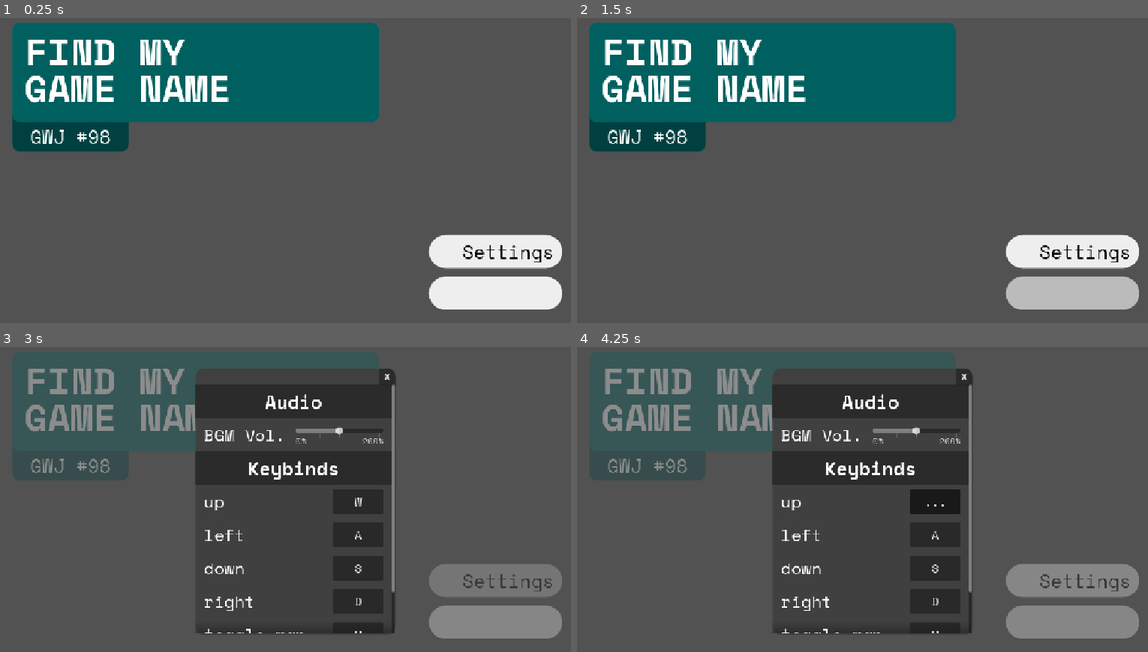
Above: before the commit, frames 1-4 (two rows, left to right).
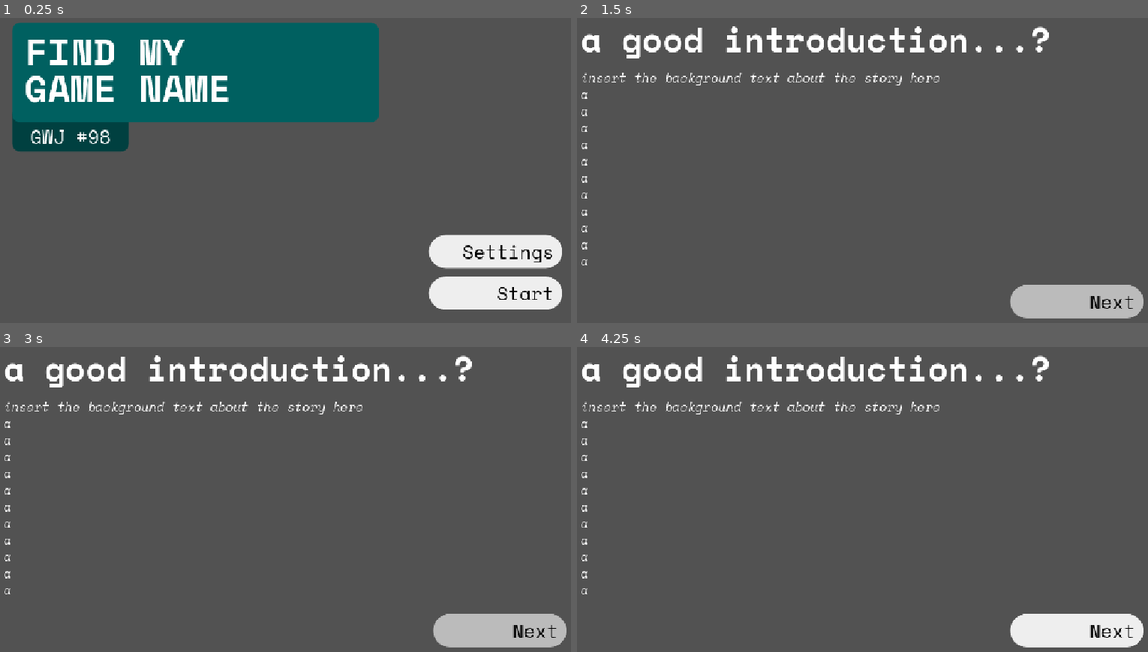
Above: after the commit, the same moments.

Repository: TurbogamesDev/godot-wild-jam-98
Game: Godot game, scene res://assets/scenes/ui/main_menu.tscn
The game is run twice, just before and just after one commit, with the same random seed, the same clock (stepped at 60 frames per second) and the same inputs.
Inputs (mouse positions are in pixels of both pictures, inside the frame that each line leads up to):
- Up to frame 1 (0.25 s): no input
- Up to frame 2 (1.5 s): click (1073, 292) at 0.5 s; click (1079, 301) at 1.25 s, where only the run after the commit has a clickable "Next"
- Up to frame 3 (3 s): click (502, 630) at 2 s, where only the run after the commit has a clickable "Next"; click "Settings" (after the commit: "Next") at 2.75 s
- Up to frame 4 (4.25 s): click (936, 502) at 3.5 s, where only the run before the commit has a clickable "W"

The runs differ from the first frame. In frame 1, 0.1% of the frame differs, in the area x 87-97%, y 88-93%; in frame 2, 27%; in frame 3, 33%; in frame 4, 33%, in the area x 0-100%, y 1-99%.

Commit message:
Add PLACEHOLDER pre game story

Diff:
--- /dev/null
+++ b/assets/scenes/story/pre_game_story.tscn
@@ -0,0 +1,68 @@
+[gd_scene format=3 uid="uid://dqqbh2xij1qmo"]
+
+[ext_resource type="FontFile" uid="uid://bi4e1wutdaoch" path="res://assets/fonts/Space_Mono/SpaceMono-Bold.ttf" id="1_4lk2b"]
+[ext_resource type="FontFile" uid="uid://dv4a1gtexq6r6" path="res://assets/fonts/Space_Mono/SpaceMono-Italic.ttf" id="2_ktv0u"]
+[ext_resource type="PackedScene" uid="uid://tdimt6elbj6d" path="res://assets/scenes/ui/switch_scene_button.tscn" id="3_ktv0u"]
+
+[sub_resource type="LabelSettings" id="LabelSettings_xepy2"]
+font = ExtResource("1_4lk2b")
+font_size = 64
+
+[sub_resource type="LabelSettings" id="LabelSettings_qc24j"]
+line_spacing = -4.0
+font = ExtResource("2_ktv0u")
+font_size = 24
+
+[node name="PreGameStory" type="Control" unique_id=61984410]
+layout_mode = 3
+anchors_preset = 15
+anchor_right = 1.0
+anchor_bottom = 1.0
+grow_horizontal = 2
+grow_vertical = 2
+
+[node name="Background" type="ColorRect" parent="." unique_id=50528060]
+z_index = -50
+z_as_relative = false
+layout_mode = 0
+offset_right = 1152.0
+offset_bottom = 648.0
+color = Color(0.32321265, 0.32321244, 0.3232125, 1)
+
+[node name="Heading" type="Label" parent="." unique_id=1943534385]
+layout_mode = 0
+offset_left = 16.0
+offset_top = 16.0
+offset_right = 56.0
+offset_bottom = 39.0
+text = "a good introduction...?"
+label_settings = SubResource("LabelSettings_xepy2")
+
+[node name="BodyText" type="Label" parent="." unique_id=1338136747]
+layout_mode = 0
+offset_left = 16.0
+offset_top = 120.0
+offset_right = 1136.0
+offset_bottom = 512.0
+text = "insert the background text about the story here
+a
+a
+a
+a
+a
+a
+a
+a
+a
+a
+a"
+label_settings = SubResource("LabelSettings_qc24j")
+autowrap_mode = 3
+
+[node name="SwitchSceneButton" parent="." unique_id=2067039380 instance=ExtResource("3_ktv0u")]
+layout_mode = 0
+offset_left = 840.0
+offset_top = 536.0
+offset_right = 1096.0
+offset_bottom = 600.0
+button_text = "Next"
--- a/assets/scenes/ui/main_menu.tscn
+++ b/assets/scenes/ui/main_menu.tscn
@@ -2,7 +2,7 @@
 
 [ext_resource type="FontFile" uid="uid://bi4e1wutdaoch" path="res://assets/fonts/Space_Mono/SpaceMono-Bold.ttf" id="1_uu6ob"]
 [ext_resource type="FontFile" uid="uid://dnk8s1a2lu367" path="res://assets/fonts/Space_Mono/SpaceMono-Regular.ttf" id="2_v1ppo"]
-[ext_resource type="PackedScene" uid="uid://tdimt6elbj6d" path="res://assets/scenes/ui/play_menu_button.tscn" id="3_obrqb"]
+[ext_resource type="PackedScene" uid="uid://tdimt6elbj6d" path="res://assets/scenes/ui/switch_scene_button.tscn" id="3_obrqb"]
 [ext_resource type="PackedScene" uid="uid://rs0nooykw580" path="res://assets/scenes/ui/settings_menu_button.tscn" id="4_f2xsc"]
 [ext_resource type="PackedScene" uid="uid://bb2p0mvpywl2e" path="res://assets/scenes/ui/settings_menu.tscn" id="5_v71do"]
 
@@ -96,6 +96,8 @@
 offset_top = 520.0
 offset_right = 1088.0
 offset_bottom = 584.0
+button_text = "Start"
+scene_path = "res://assets/scenes/story/pre_game_story.tscn"
 
 [node name="SettingsMenuButton" parent="ButtonsList" unique_id=953190076 node_paths=PackedStringArray("settingsMenuScene") instance=ExtResource("4_f2xsc")]
 layout_mode = 0
